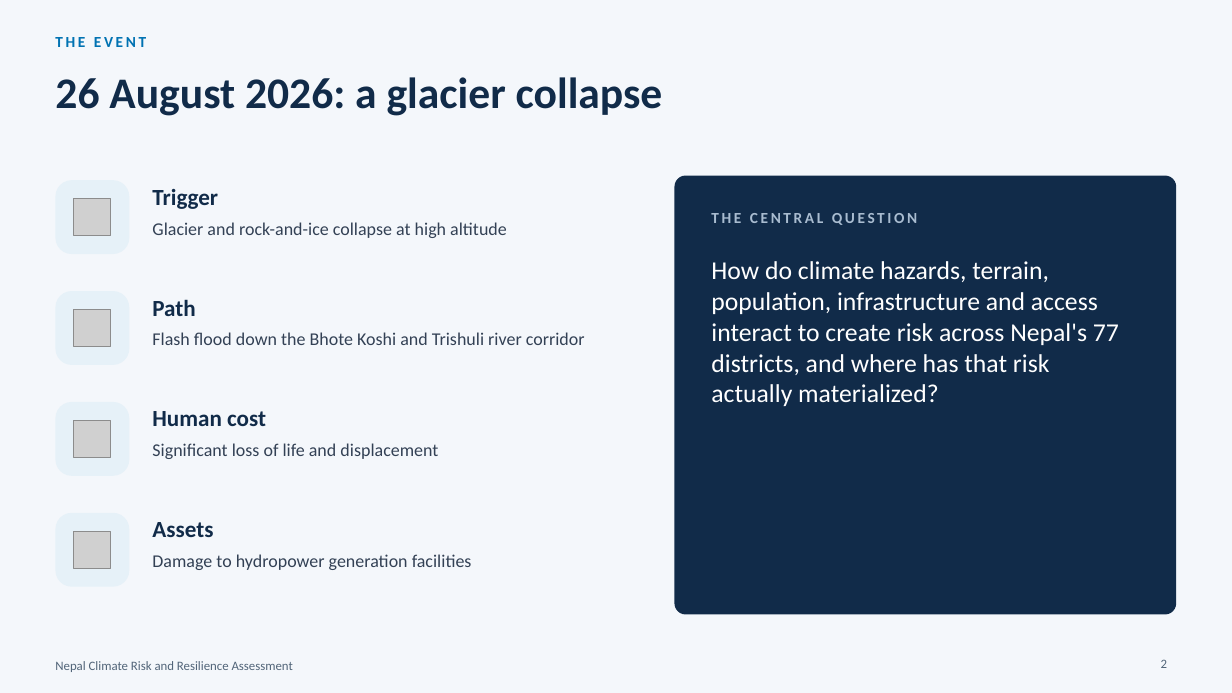
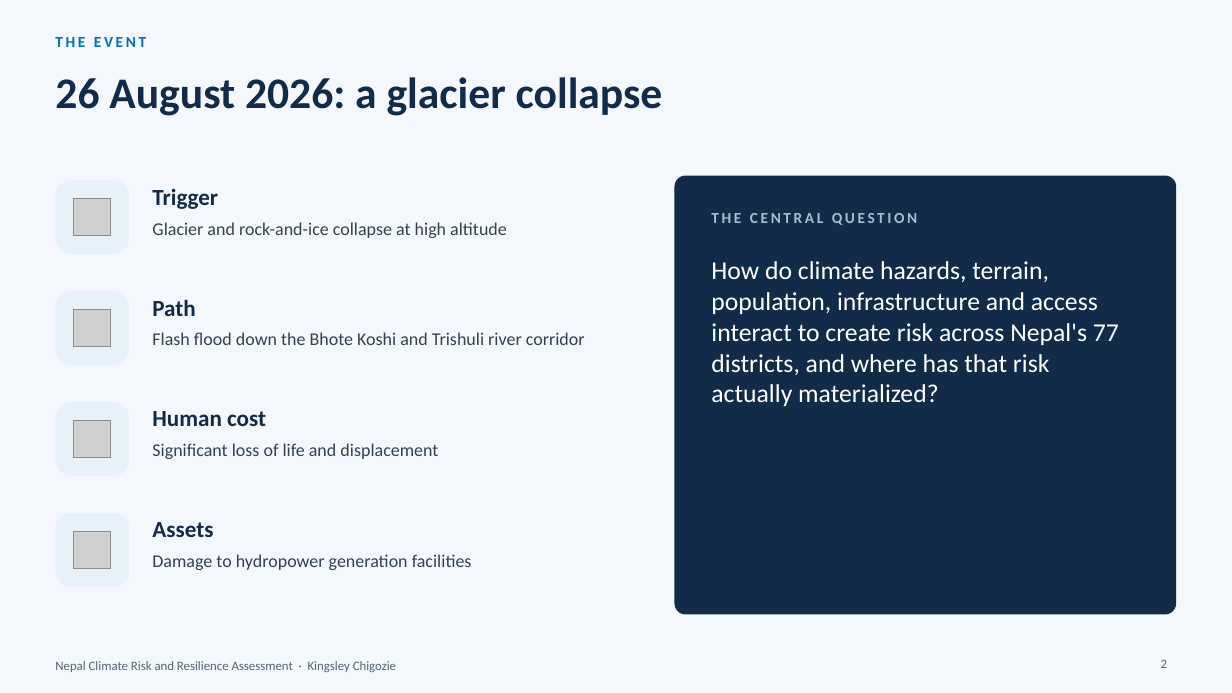
Before and after one commit to CodeWithDonKay/nepal-climate-risk, a slide deck: slide 2 of Nepal_Climate_Risk_Deck.pptx. Drawn at 1232x693 pixels with LibreOffice and Linux fonts; fonts in the diff are those of the drawing; grey boxes stand for pictures. Boxes give left, top, right and bottom in pixels: in the first picture for what was removed or moved away, otherwise in the second. Text is boxed around its words. In the diff, an @@ line names an element or a change of style, - is before the commit and + after.

```diff
--- a/Nepal_Climate_Risk_Deck.pptx
+++ b/Nepal_Climate_Risk_Deck.pptx
@@ text at [55,661,396,672]: text changed @@
-Nepal Climate Risk and Resilience Assessment
+Nepal Climate Risk and Resilience Assessment · Kingsley Chigozie
```
Also in this commit, not shown: 17 other slides changed, 2 other files.
